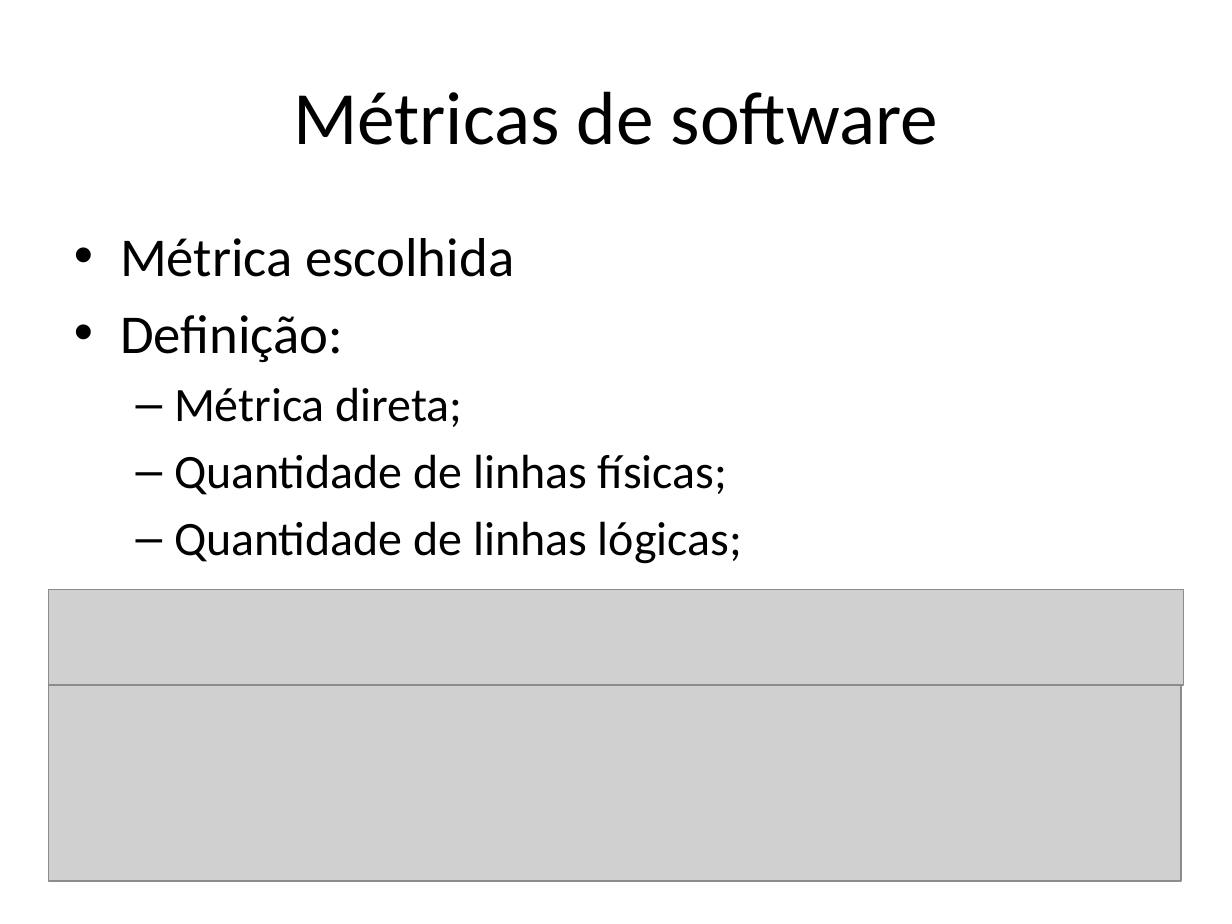
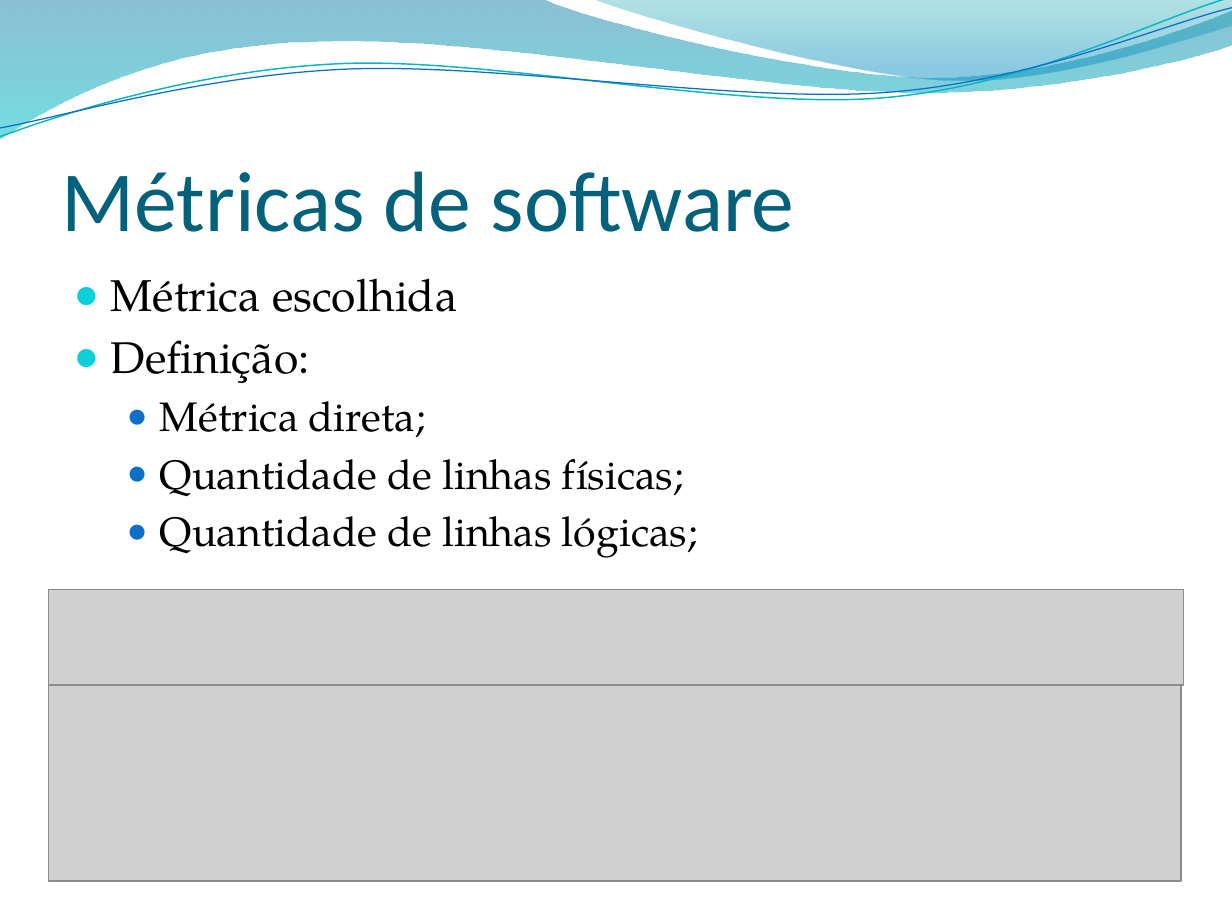
Before and after one commit to guglinski/bolsistas, a slide deck: slide 2 of Atividade 4 - bolsistas/Atividade 4 - ES.pptx. Drawn at 1232x924 pixels with LibreOffice and Linux fonts; fonts in the diff are those of the drawing; grey boxes stand for pictures; background and template pictures are left out. Boxes give left, top, right and bottom in pixels: in the first picture for what was removed or moved away, otherwise in the second. Text is boxed around its words. In the diff, an @@ line names an element or a change of style, - is before the commit and + after.

```diff
--- a/Atividade 4 - bolsistas/Atividade 4 - ES.pptx
+++ b/Atividade 4 - bolsistas/Atividade 4 - ES.pptx
@@ freeform shape added at (x1=0, y1=0, x2=1232, y2=139), fill gradient #0074A1 to #00C6CF @@
@@ freeform shape added at (x1=0, y1=0, x2=1232, y2=144), outline #0AB8BF 0.85 pt @@
@@ freeform shape added at (x1=0, y1=8, x2=1232, y2=137), outline #0F6FC6 0.75 pt @@
@@ freeform shape added at (x1=590, y1=0, x2=1232, y2=85), fill gradient #00A1A9 to #008BBF @@
@@ title "Métricas de software" moved from (x1=293, y1=91, x2=938, y2=145) to (x1=62, y1=171, x2=795, y2=232) @@
@@ title "Métricas de software" at (x1=62, y1=171, x2=795, y2=232): size 44 to 50 pt, text colour #000000 to #04617B; alignment centre to left; vertical alignment middle to bottom @@
@@ text "Métrica escolhida" moved from (x1=120, y1=238, x2=742, y2=564) to (x1=111, y1=278, x2=697, y2=558) @@
@@ text "Métrica escolhida" at (x1=111, y1=278, x2=697, y2=558): size 32 to 26 pt in "Métrica escolhida", "Definição:"; font Calibri to TeX Gyre Pagella; size 28 to 24 pt in "Métrica direta;", "Quantidade de linhas físicas;", "Quantidade de linhas lógicas;"; bullet • to ●; less space between paragraphs; bullet – to ● @@
```
Also in this commit, not shown: 2 other slides changed, 3 slides added, 2 slides removed.
